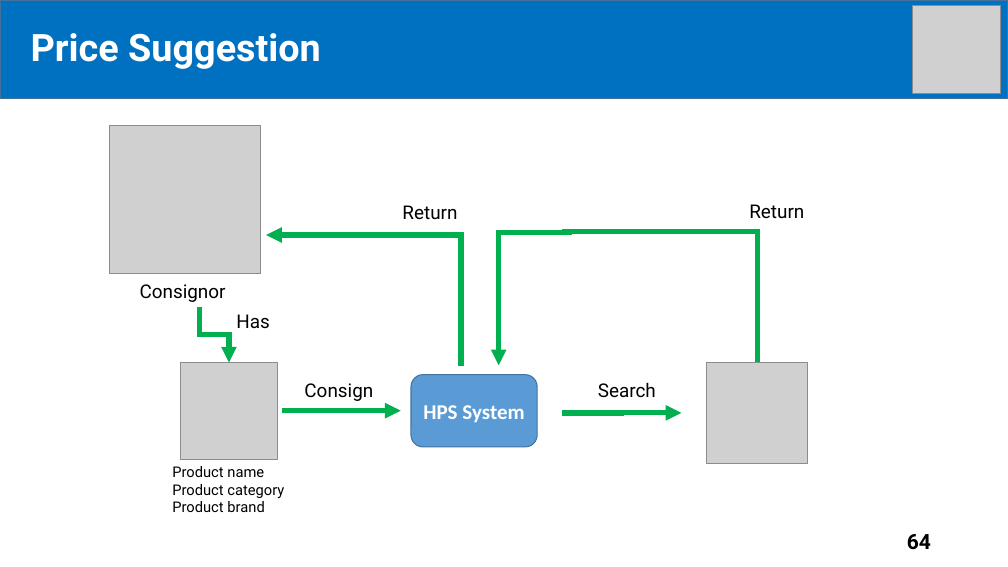
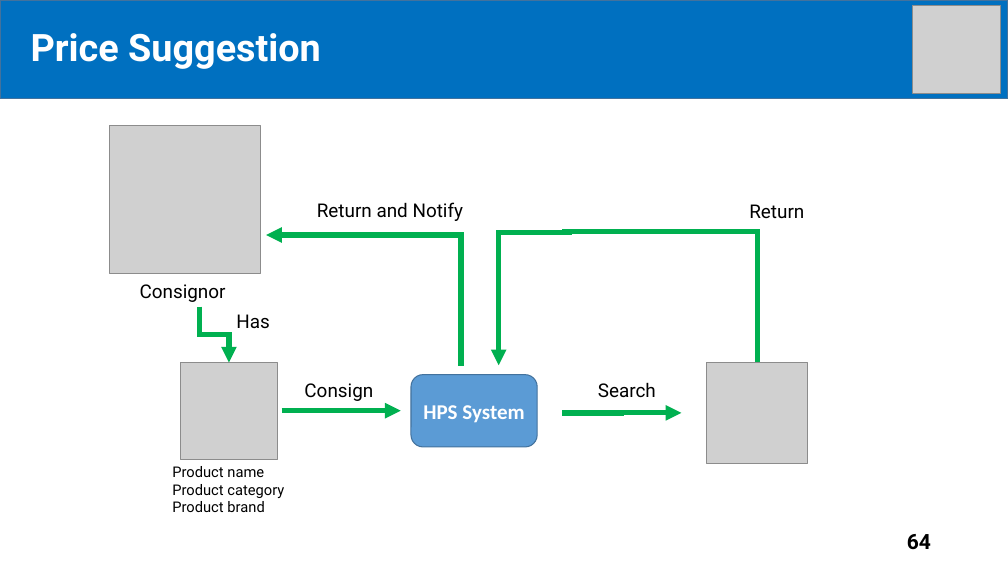
Before and after one commit to tiendan3108/CP, a slide deck: slide 64 of Source/Presentation/PreFinalPresentation.pptx. Drawn at 1008x567 pixels with LibreOffice and Linux fonts; fonts in the diff are those of the drawing; grey boxes stand for pictures. Boxes give left, top, right and bottom in pixels: in the first picture for what was removed or moved away, otherwise in the second. Text is boxed around its words. In the diff, an @@ line names an element or a change of style, - is before the commit and + after.

Commit message:
update slide

```diff
--- a/Source/Presentation/PreFinalPresentation.pptx
+++ b/Source/Presentation/PreFinalPresentation.pptx
@@ text at bbox=[317, 202, 464, 221]: text changed @@
-Return
+Return and Notify
```
Also in this commit, not shown: 1 other slide changed, 10 slides added.
